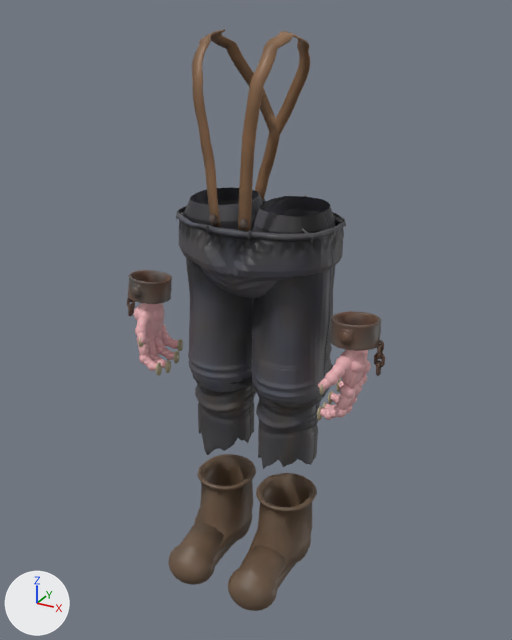
The glTF model assets-source/zombie-kit/zombie-parts.glb as it was, and as the next commit left it.
One viewpoint serves both versions: a 50 mm lens placed at (0.832, -1.525, 1.525), pointed at (0.011, -0.031, 0.779). The lights are fixed; the arrows at lower left show +X, +Y and +Z. The first picture is the older version.

The first picture shows 'foot.l|boot', 'foot.r|boot', 'foreArm.l|hand', 'foreArm.r|hand', 'pelvis|trousers', 'shin.l|boot', 'shin.l|trousers', 'shin.r|boot', 'shin.r|trousers', 'spine|clips', 'spine|suspenders', 'thigh.l|trousers', 'thigh.r|trousers' and 2 more.
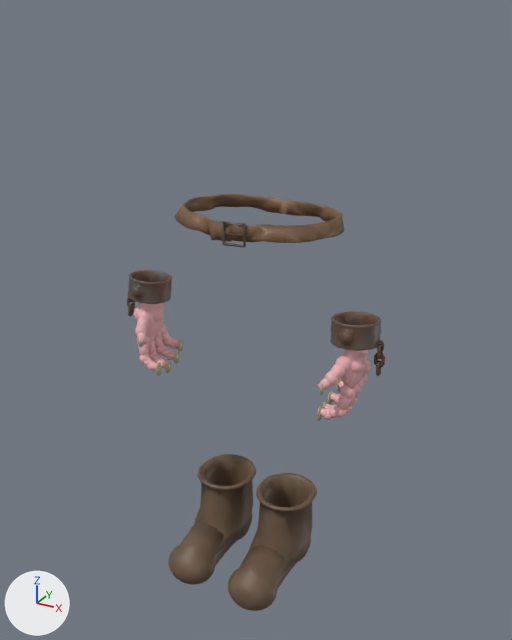
Location of each change, (x1, y1, x2, y2) in pixels of the pictures (512 x 640 px):
'thigh.l|trousers', deleted
    before: (251, 196, 336, 409)
'pelvis|trousers', deleted
    before: (176, 199, 346, 298)
'thigh.r|trousers', deleted
    before: (184, 187, 263, 392)
'spine|suspenders', deleted (brown)
    before: (192, 29, 310, 231)
'pelvis|belt', added (brown)
    after: (175, 194, 344, 243)
'shin.l|trousers', deleted
    before: (256, 364, 333, 469)
'shin.r|trousers', deleted
    before: (192, 374, 256, 455)
'pelvis|buckle', added
    after: (222, 221, 246, 248)
'spine|clips', deleted
    before: (209, 191, 307, 230)

The change, as a diff of the scene's bpy script:
```diff
--- a/assets-source/zombie-kit/zombie-parts.glb.py
+++ b/assets-source/zombie-kit/zombie-parts.glb.py
@@ me_pelvis_buckle @@
+me_pelvis_buckle.from_pydata(...)  # 236 vertices, 476 faces; spans x -0.011..0.0472, y -0.1597..-0.1447, z 1.014..1.0747
+me_pelvis_buckle.materials.append(mat_rustplate)
@@ me_pelvis_belt @@
+me_pelvis_belt.from_pydata(...)  # 461 vertices, 922 faces; spans x -0.219..0.218, y -0.155..0.14, z 1.019..1.071
+me_pelvis_belt.materials.append(mat_leather)
@@ ob_pelvis_trousers @@
-ob_pelvis_trousers = bpy.data.objects.new('pelvis|trousers', me_pelvis_trousers)
-ob_pelvis_trousers.location = (0.0, 0.0, 0.0)
@@ ob_shin_l_trousers @@
-ob_shin_l_trousers = bpy.data.objects.new('shin.l|trousers', me_shin_l_trousers)
-ob_shin_l_trousers.location = (0.0, 0.0, 0.0)
@@ ob_shin_r_trousers @@
-ob_shin_r_trousers = bpy.data.objects.new('shin.r|trousers', me_shin_r_trousers)
-ob_shin_r_trousers.location = (0.0, 0.0, 0.0)
@@ ob_spine_clips @@
-ob_spine_clips = bpy.data.objects.new('spine|clips', me_spine_clips)
-ob_spine_clips.location = (0.0, 0.0, 0.0)
@@ ob_spine_suspenders @@
-ob_spine_suspenders = bpy.data.objects.new('spine|suspenders', me_spine_suspenders)
-ob_spine_suspenders.location = (0.0, 0.0, 0.0)
@@ ob_thigh_l_trousers @@
-ob_thigh_l_trousers = bpy.data.objects.new('thigh.l|trousers', me_thigh_l_trousers)
-ob_thigh_l_trousers.location = (0.0, 0.0, 0.0)
@@ ob_thigh_r_trousers @@
-ob_thigh_r_trousers = bpy.data.objects.new('thigh.r|trousers', me_thigh_r_trousers)
-ob_thigh_r_trousers.location = (0.0, 0.0, 0.0)
@@ ob_pelvis_buckle @@
+ob_pelvis_buckle = bpy.data.objects.new('pelvis|buckle', me_pelvis_buckle)
+ob_pelvis_buckle.location = (0.0, 0.0, 0.0)
@@ ob_pelvis_belt @@
+ob_pelvis_belt = bpy.data.objects.new('pelvis|belt', me_pelvis_belt)
+ob_pelvis_belt.location = (0.0, 0.0, 0.0)
```
